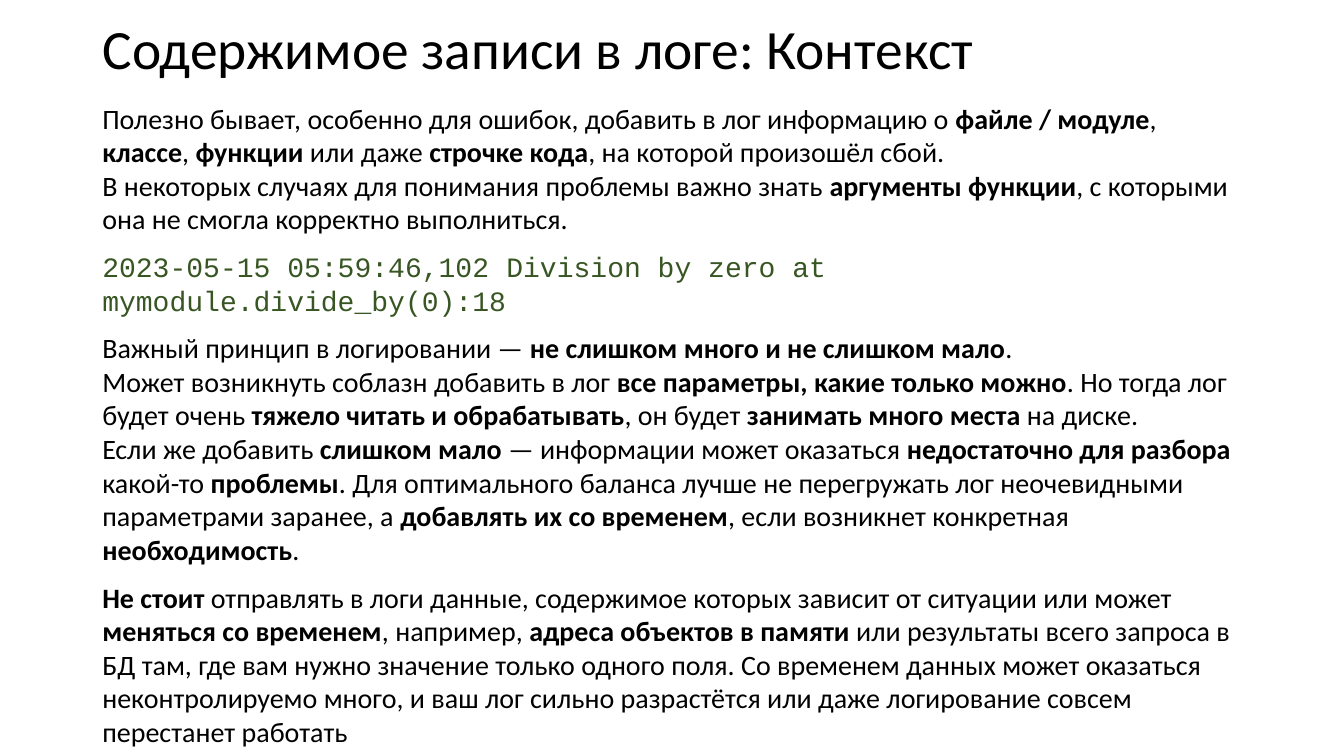
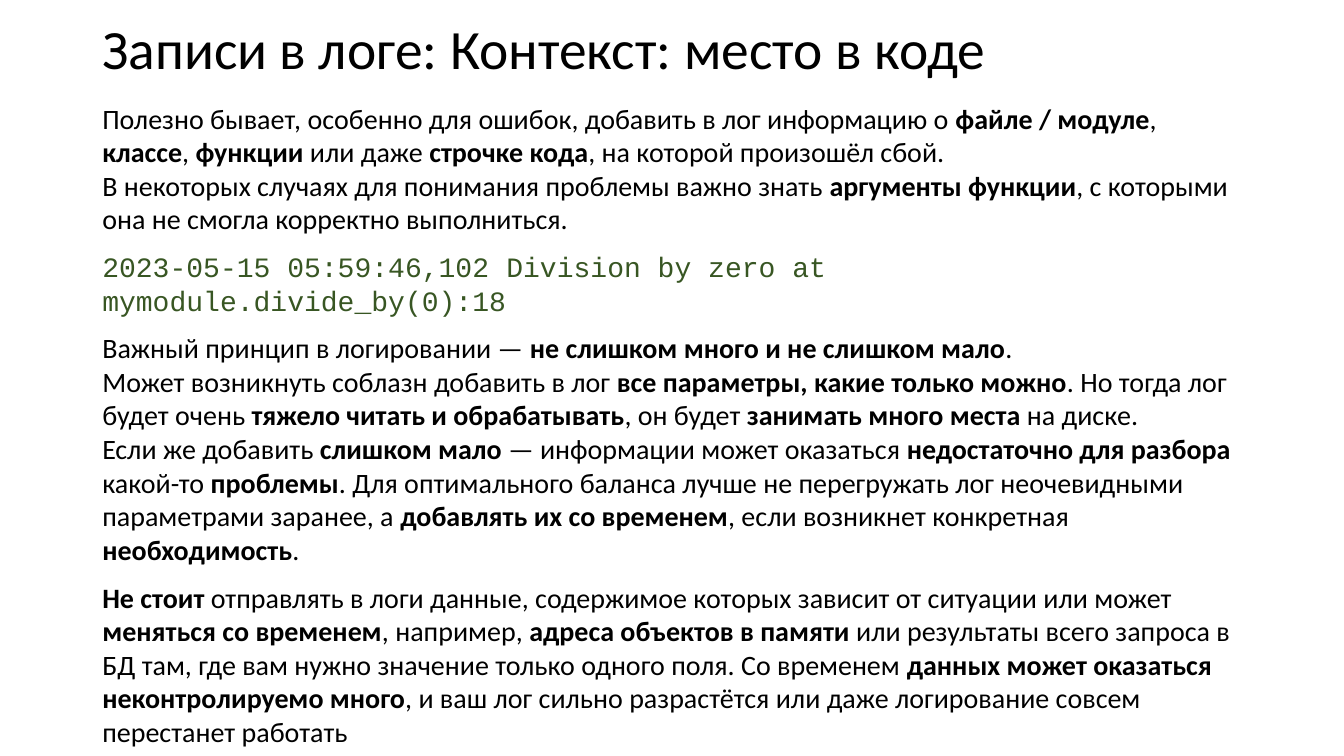
Before and after one commit to xtrueman/prog_instruments, a slide deck: slide 10 of presentations/Logging.pptx. Drawn at 1344x756 pixels with LibreOffice and Linux fonts; fonts in the diff are those of the drawing. Boxes give left, top, right and bottom in pixels: in the first picture for what was removed or moved away, otherwise in the second. Text is boxed around its words. In the diff, an @@ line names an element or a change of style, - is before the commit and + after.

```diff
--- a/presentations/Logging.pptx
+++ b/presentations/Logging.pptx
@@ title at <box>102,33,986,78</box>: text changed @@
-Содержимое записи в логе: Контекст
+Записи в логе: Контекст: место в коде
@@ text at <box>102,589,1229,713</box>: bold on in "данных может оказаться неконтролируемо много," @@
```
Also in this commit, not shown: 13 other slides changed, 1 slide added, 1 other file.
